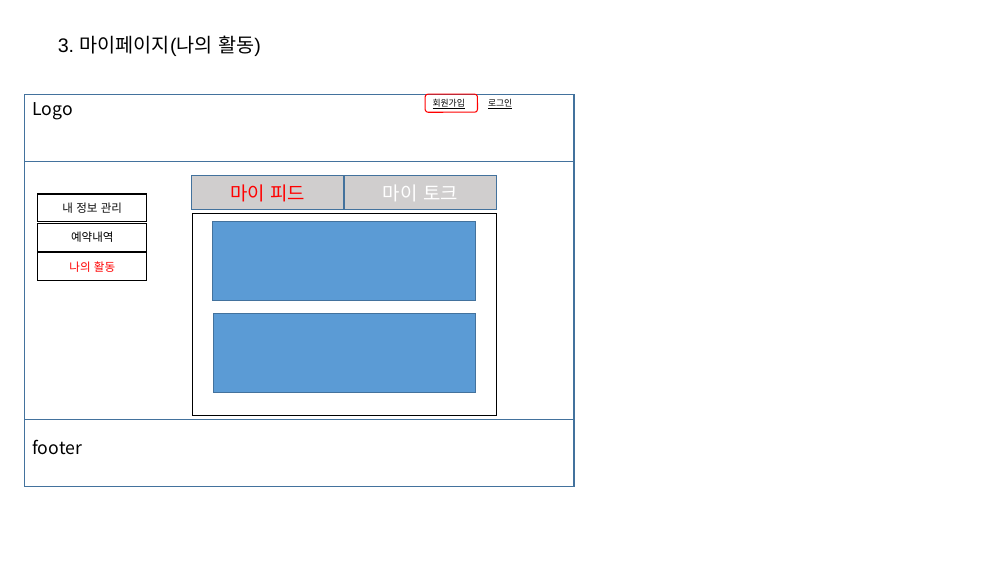
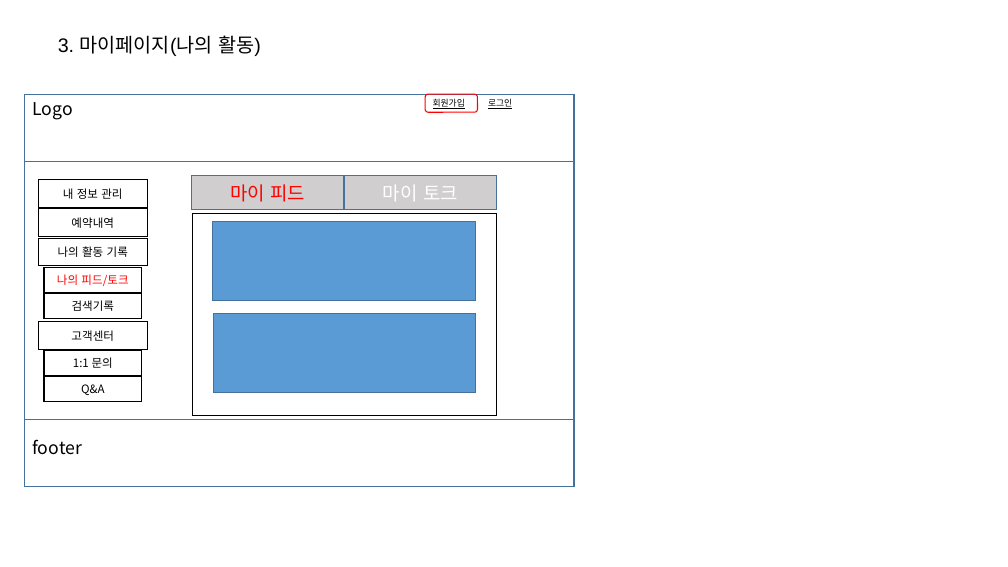
Before and after one commit to Hanbch/TravelHunter_document, a slide deck: slide 11 of document files/02_화면설계/화면설계.pptx (slide 9 before the commit). Drawn at 1008x567 pixels with LibreOffice and Linux fonts; fonts in the diff are those of the drawing. Boxes give left, top, right and bottom in pixels: in the first picture for what was removed or moved away, otherwise in the second. Text is boxed around its words. In the diff, an @@ line names an element or a change of style, - is before the commit and + after.

```diff
--- a/document files/02_화면설계/화면설계.pptx
+++ b/document files/02_화면설계/화면설계.pptx
@@ rectangle "내 정보 관리" at box(39, 180, 147, 208): text colour #0D0D0D to #000000 @@
@@ 3 rectangles: place and size @@
-3 rectangles at box(38, 194, 147, 281)
+3 rectangles at box(39, 180, 147, 266)
@@ rectangle added at box(44, 267, 141, 292), fill #FFFFFF, outline #000000 1 pt, 11 pt, text #FF0000 @@
+나의 피드/토크
@@ text in rectangle at box(58, 246, 128, 257): text changed; text colour #FF0000 to #000000 @@
-나의 활동
+나의 활동 기록
@@ rectangle added at box(44, 294, 141, 319), fill #FFFFFF, outline #000000 1 pt, 11 pt, text #000000 @@
+검색기록
@@ rectangle added at box(39, 321, 147, 349), fill #FFFFFF, outline #000000 1 pt, 11 pt, text #000000 @@
+고객센터
@@ rectangle added at box(44, 351, 141, 376), fill #FFFFFF, outline #000000 1 pt, 11 pt, text #000000 @@
+1:1 문의
@@ rectangle added at box(44, 377, 141, 402), fill #FFFFFF, outline #000000 1 pt, 11 pt, text #000000 @@
+Q&A
```
Also in this commit, not shown: 5 other slides changed, 6 slides added, 9 other files.
